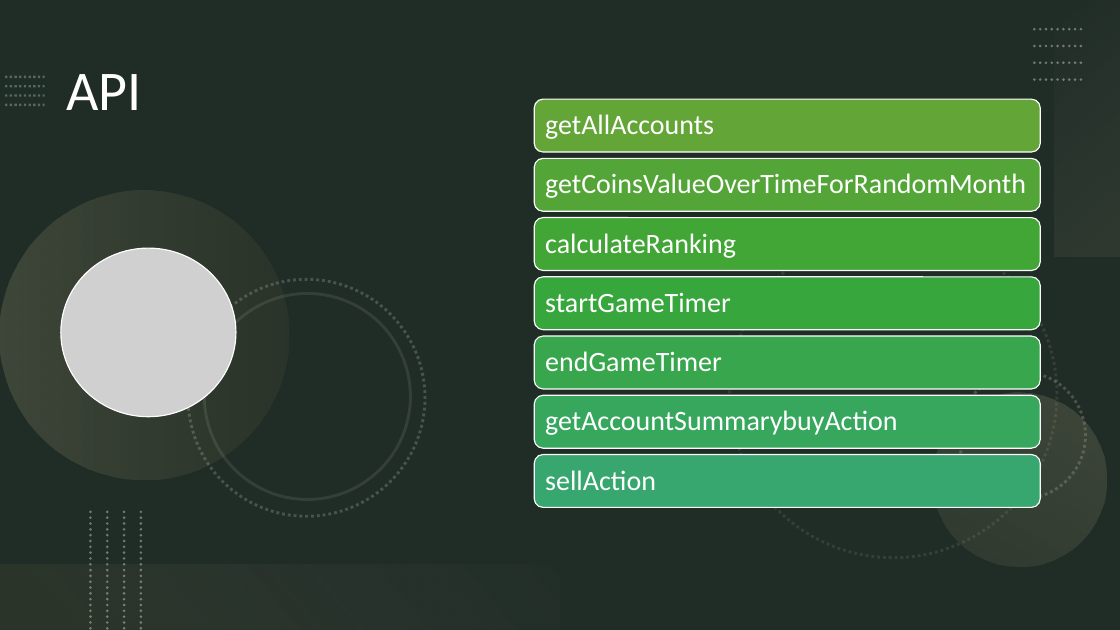
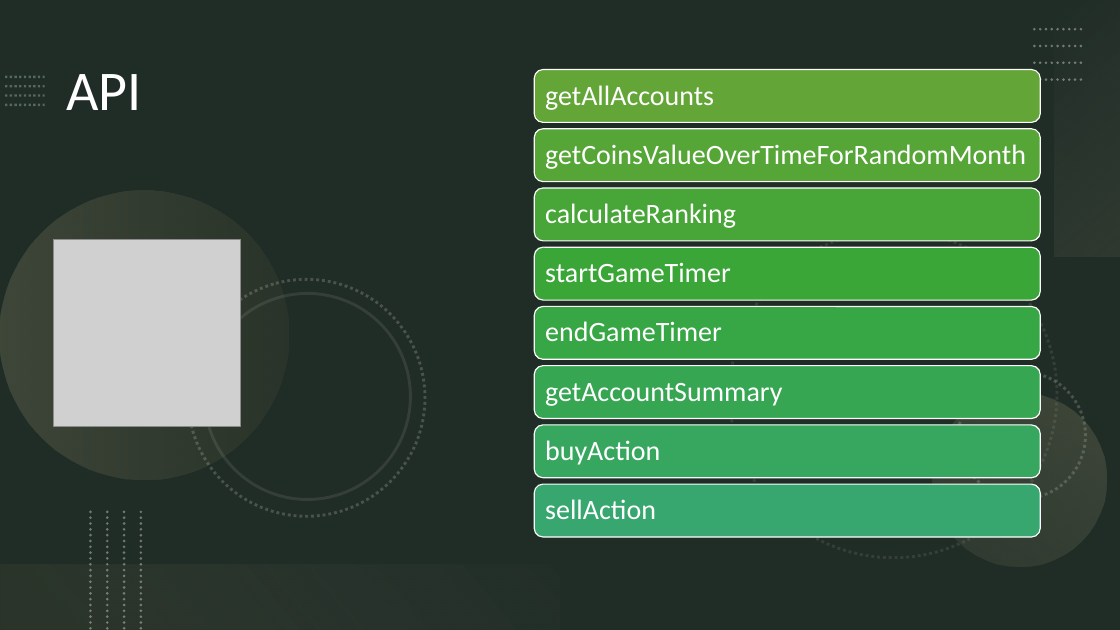
Before and after one commit to pmdmartins21/Crypto-Challenge, a slide deck: slide 13 of Requisitos/CryptoChallenger.pptx. Drawn at 1120x630 pixels with LibreOffice and Linux fonts; fonts in the diff are those of the drawing; grey boxes stand for pictures. Boxes give left, top, right and bottom in pixels: in the first picture for what was removed or moved away, otherwise in the second. Text is boxed around its words. In the diff, an @@ line names an element or a change of style, - is before the commit and + after.

```diff
--- a/Requisitos/CryptoChallenger.pptx
+++ b/Requisitos/CryptoChallenger.pptx
@@ rounded rectangle added at (534, 129, 1040, 181), fill #55A537, outline #FFFFFF 1 pt @@
@@ rounded rectangle at (534, 188, 1040, 241): fill #53A537 to #47A637 @@
@@ picture: place and size @@
-picture at (60, 248, 236, 417)
+picture at (54, 239, 240, 426)
@@ 4 rounded rectangles, 1 text: place and size @@
-4 rounded rectangles, 1 text at (534, 159, 1040, 507)
+4 rounded rectangles, 1 text at (534, 188, 1040, 537)
@@ rounded rectangle at (534, 247, 1040, 300): fill #42A637 to #39A637 @@
@@ 5 texts, 2 rounded rectangles: place and size @@
-5 texts, 2 rounded rectangles at (534, 99, 1040, 389)
+5 texts, 2 rounded rectangles at (534, 70, 1040, 360)
@@ rounded rectangle at (534, 307, 1040, 360): fill #37A64D to #37A644 @@
@@ rounded rectangle: place and size @@
-rounded rectangle at (534, 277, 1040, 330)
+rounded rectangle at (534, 365, 1040, 418)
@@ rounded rectangle at (534, 365, 1040, 418): fill #37A63D to #37A652 @@
@@ text added at (545, 383, 782, 406), 24 pt, text #FFFFFF @@
+getAccountSummary
@@ text removed at (545, 410, 897, 435) @@
-getAccountSummarybuyAction
@@ rounded rectangle at (534, 425, 1040, 478): fill #37A75E to #37A760 @@
@@ text added at (545, 440, 660, 465), 24 pt, text #FFFFFF @@
+buyAction
```
Also in this commit, not shown: 5 other slides changed, 1 slide added, 1 slide removed.
